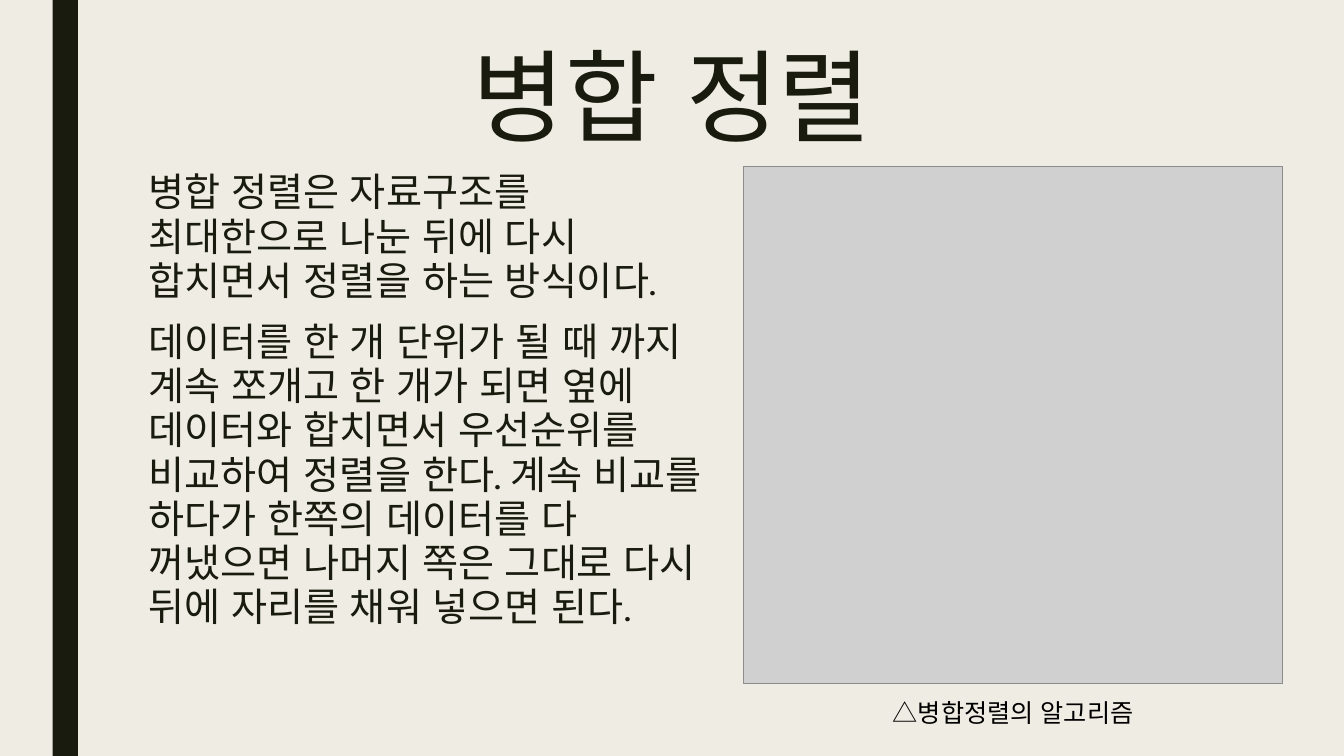
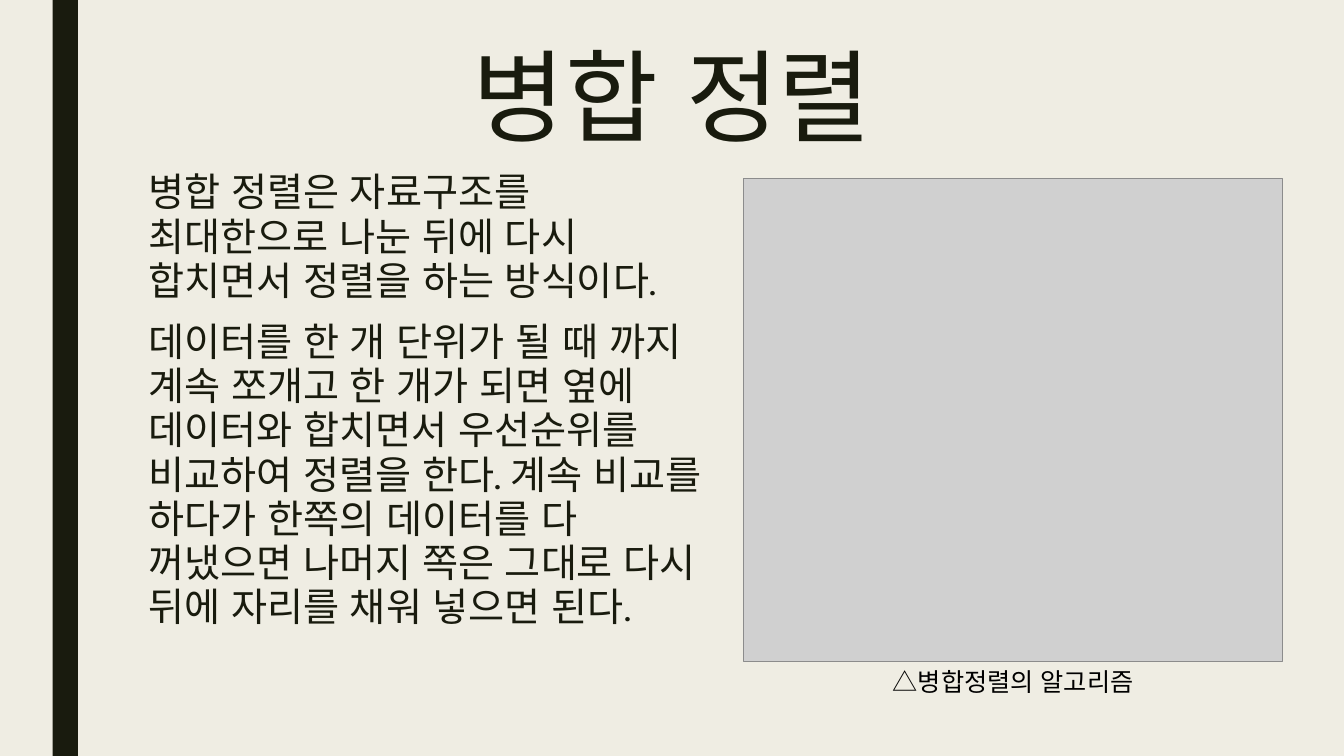
Before and after one commit to tonnac/Study_0, a slide deck: slide 18 of DataStructure.pptx. Drawn at 1344x756 pixels with LibreOffice and Linux fonts; fonts in the diff are those of the drawing; grey boxes stand for pictures. Boxes give left, top, right and bottom in pixels: in the first picture for what was removed or moved away, otherwise in the second. Text is boxed around its words. In the diff, an @@ line names an element or a change of style, - is before the commit and + after.

Commit message:
asd

```diff
--- a/DataStructure.pptx
+++ b/DataStructure.pptx
@@ picture: place and size @@
-picture at (744, 166, 1284, 685)
+picture at (744, 178, 1282, 662)
@@ text "△병합정렬의 알고리즘": place and size @@
-text "△병합정렬의 알고리즘" at (893, 701, 1134, 724)
+text "△병합정렬의 알고리즘" at (893, 670, 1134, 693)
```
